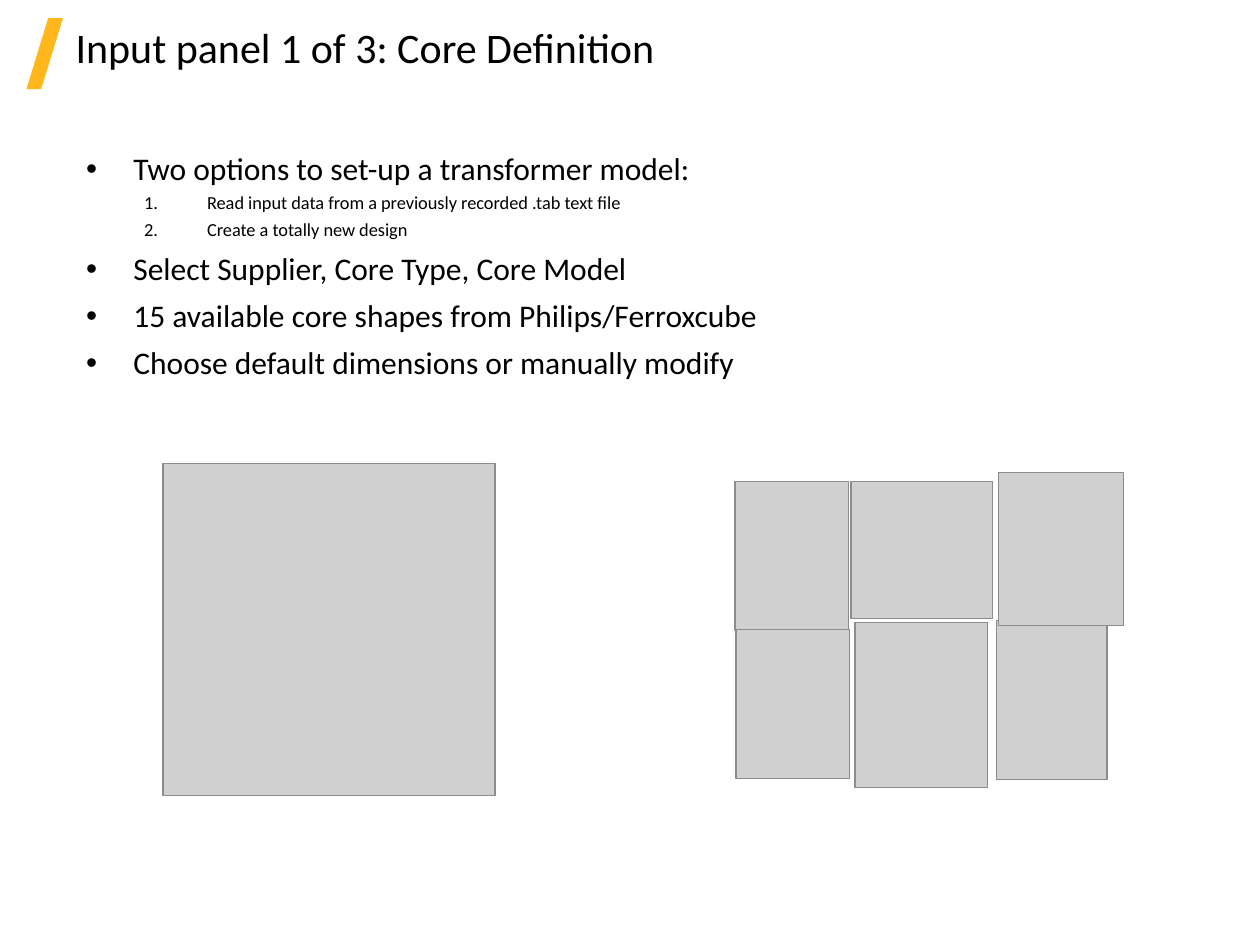
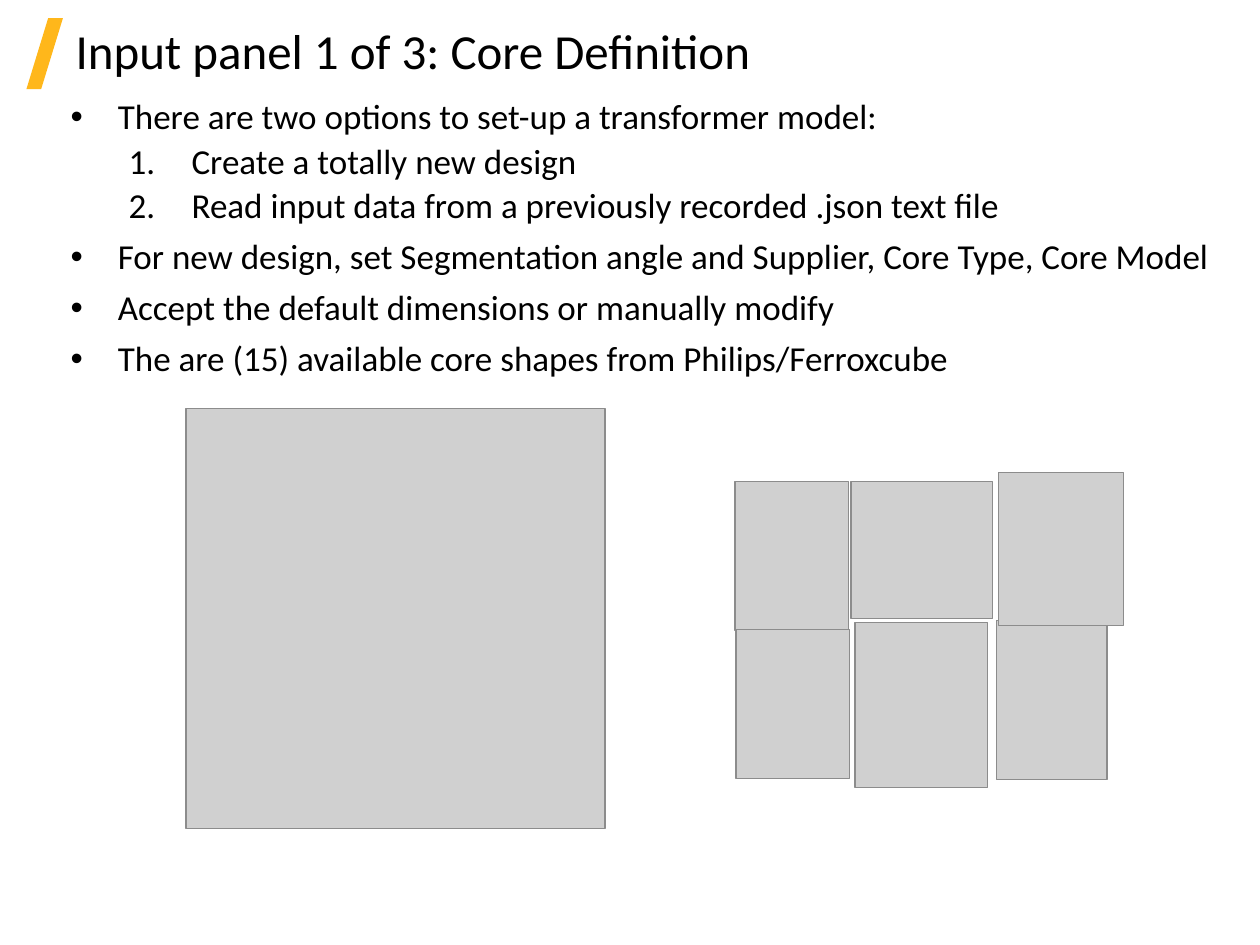
Before and after one commit to beliaev-maksim/ansys-electronic-transformer, a slide deck: slide 7 of help_source(internal)/ETK_2021R1.pptx (slide 9 before the commit). Drawn at 1260x945 pixels with LibreOffice and Linux fonts; fonts in the diff are those of the drawing; grey boxes stand for pictures; background and template pictures are left out. Boxes give left, top, right and bottom in pixels: in the first picture for what was removed or moved away, otherwise in the second. Text is boxed around its words. In the diff, an @@ line names an element or a change of style, - is before the commit and + after.

```diff
--- a/help_source(internal)/ETK_2021R1.pptx
+++ b/help_source(internal)/ETK_2021R1.pptx
@@ title "Input panel 1 of 3: ..." at bbox=[76, 35, 750, 77]: size 24 to 28 pt @@
@@ text "There are two options to ...": place and size @@
-text "There are two options to ..." at bbox=[133, 158, 756, 379]
+text "There are two options to ..." at bbox=[118, 104, 1208, 377]
@@ text at bbox=[118, 104, 877, 135]: text changed; size 10.5 to 20 pt @@
-• Two options to set-up a transformer model:
-      1. Read input data from a previously recorded .tab text file
+• There are two options to set-up a transformer model:
@@ text at bbox=[192, 149, 576, 180]: size 10.5 to 20 pt in "Create a totally new design" @@
@@ text at bbox=[118, 193, 1208, 377]: text changed; size 18 to 20 pt @@
-• Select Supplier, Core Type, Core Model
-• 15 available core shapes from Philips/Ferroxcube
-• Choose default dimensions or manually modify
+      2. Read input data from a previously recorded .json text file
+• For new design, set Segmentation angle and Supplier, Core Type, Core Model
+• Accept the default dimensions or manually modify
+• The are (15) available core shapes from Philips/Ferroxcube
@@ picture: place and size @@
-picture at bbox=[163, 464, 495, 796]
+picture at bbox=[186, 408, 606, 828]
```
Also in this commit, not shown: 18 other slides changed, 1 slide added, 2 slides removed, 8 other files.
